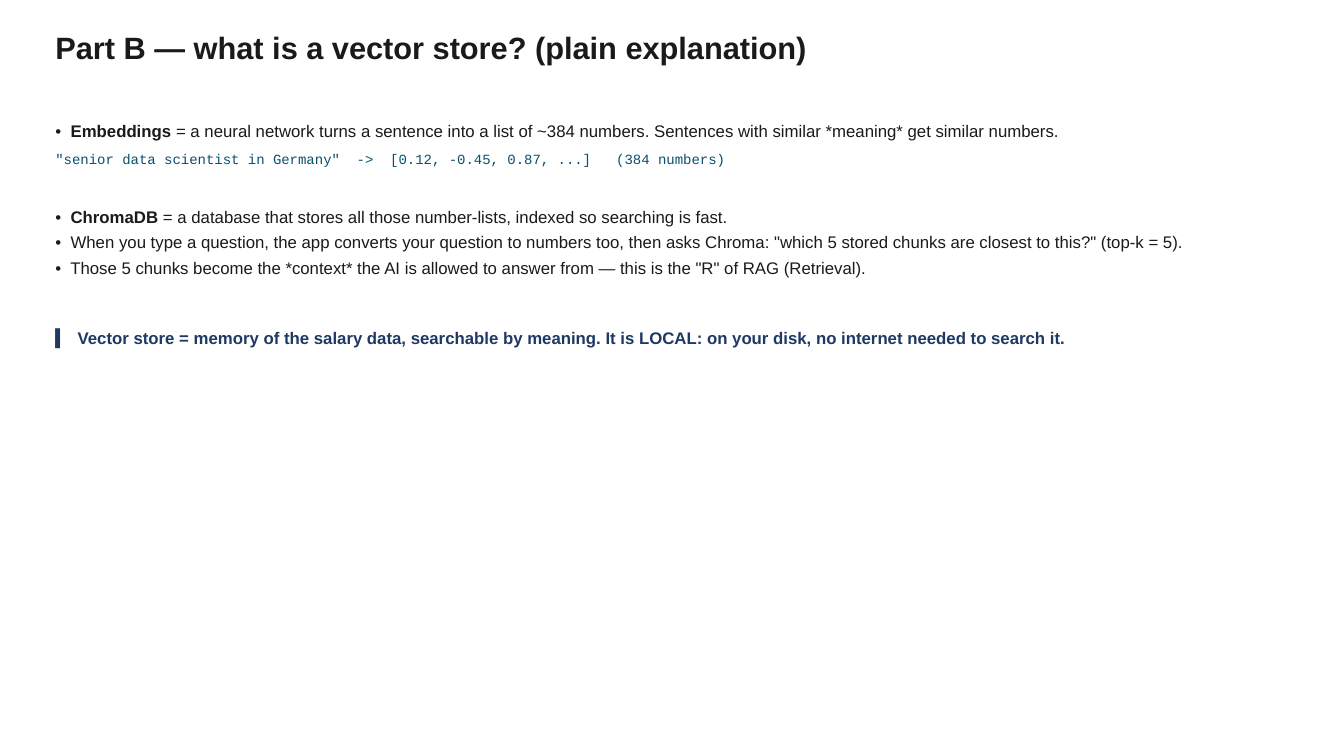
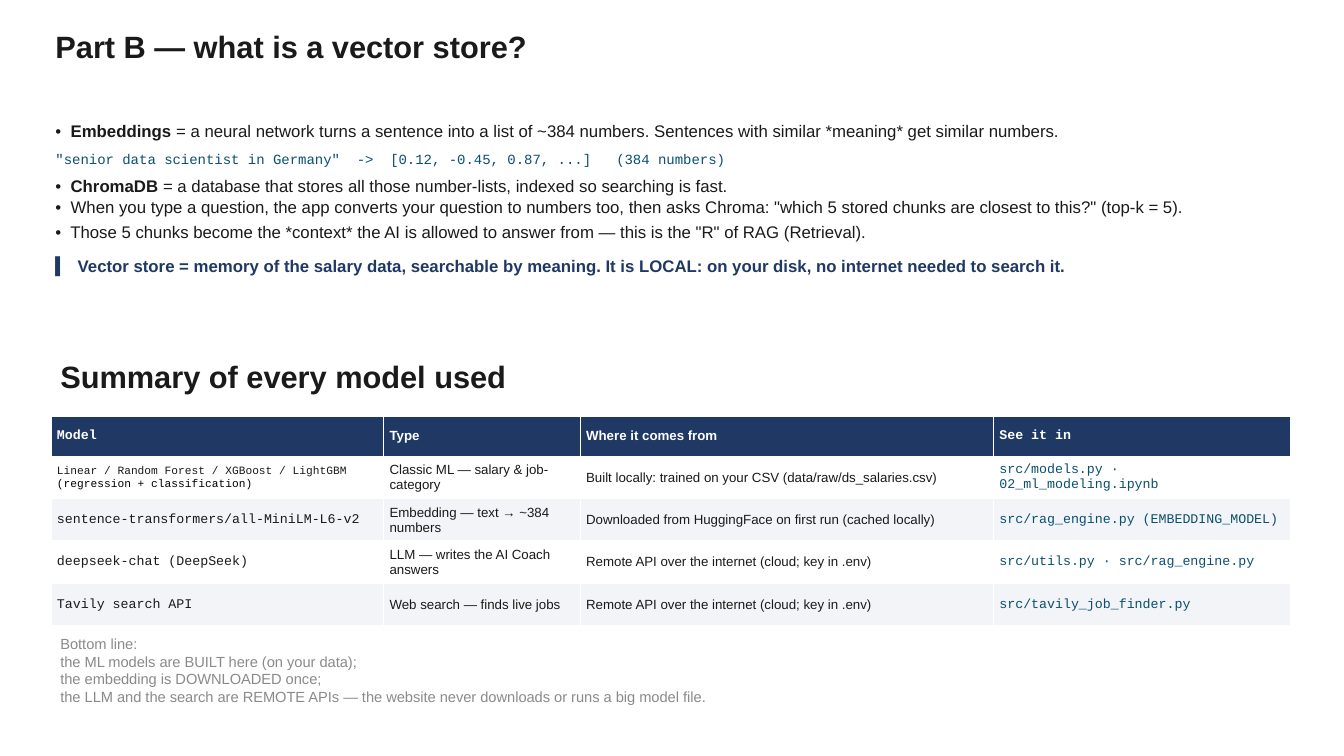
Before and after one commit to windows2t2/project-graduation, a slide deck: slide 13 of presentation.pptx (slide 14 before the commit). Drawn at 1344x756 pixels with LibreOffice and Linux fonts; fonts in the diff are those of the drawing. Boxes give left, top, right and bottom in pixels: in the first picture for what was removed or moved away, otherwise in the second. Text is boxed around its words. In the diff, an @@ line names an element or a change of style, - is before the commit and + after.

```diff
--- a/presentation.pptx
+++ b/presentation.pptx
@@ text at (x1=55, y1=35, x2=527, y2=59): text changed @@
-Part B — what is a vector store? (plain explanation)
+Part B — what is a vector store?
@@ text at (x1=71, y1=180, x2=1065, y2=276): more space between paragraphs; less space between paragraphs @@
@@ text added at (x1=60, y1=365, x2=506, y2=394), 22 pt, text #1A1A1A, bold @@
+Summary of every model used
@@ table added at (x1=51, y1=416, x2=1292, y2=683), 5 rows, 4 columns @@
+Model | Type | Where it comes from | See it in
+Linear / Random Forest / XGBoost / LightGBM / (regression + classification) | Classic ML — salary & job-category | Built locally: trained on your CSV (data/raw/ds_salaries.csv) | src/models.py · 02_ml_modeling.ipynb
+sentence-transformers/all-MiniLM-L6-v2 | Embedding — text → ~384 numbers | Downloaded from HuggingFace on first run (cached locally) | src/rag_engine.py (EMBEDDING_MODEL)
+deepseek-chat (DeepSeek) | LLM — writes the AI Coach answers | Remote API over the internet (cloud; key in .env) | src/utils.py · src/rag_engine.py
+Tavily search API | Web search — finds live jobs | Remote API over the internet (cloud; key in .env) | src/tavily_job_finder.py
@@ text added at (x1=60, y1=638, x2=706, y2=705), 10.5 pt, text #8A8A8A @@
+Bottom line:
+the ML models are BUILT here (on your data);
+the embedding is DOWNLOADED once;
+the LLM and the search are REMOTE APIs — the website never downloads or runs a big model file.
```
Also in this commit, not shown: 11 other slides changed, 3 slides removed.
